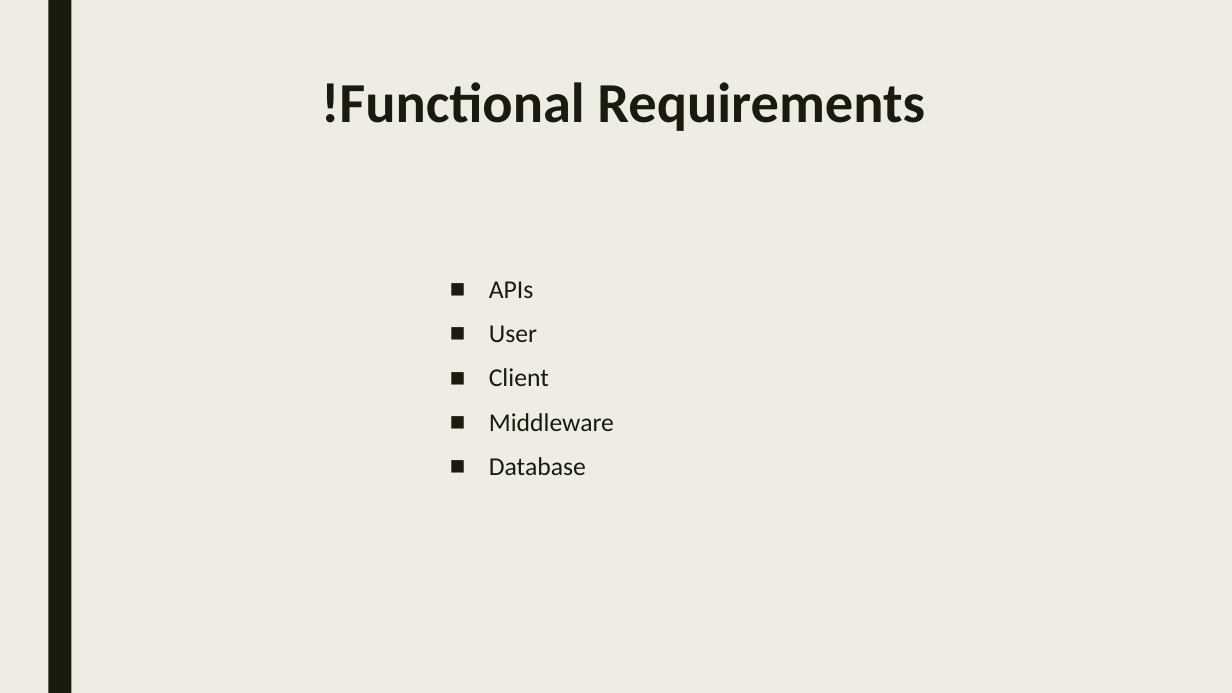
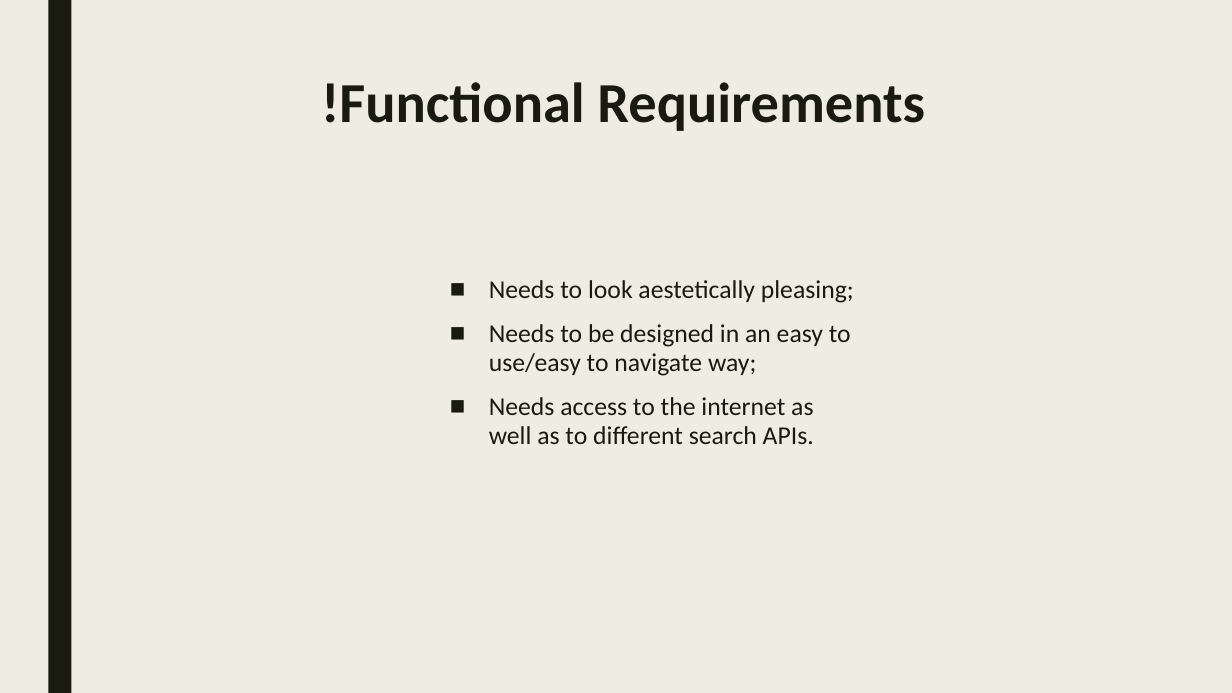
Before and after one commit to violet-g/e-health, a slide deck: slide 9 of General/e-health.pptx. Drawn at 1232x693 pixels with LibreOffice and Linux fonts; fonts in the diff are those of the drawing. Boxes give left, top, right and bottom in pixels: in the first picture for what was removed or moved away, otherwise in the second. Text is boxed around its words. In the diff, an @@ line names an element or a change of style, - is before the commit and + after.

```diff
--- a/General/e-health.pptx
+++ b/General/e-health.pptx
@@ text at <box>489,280,854,444</box>: text changed @@
-■ APIs
-■ User
-■ Client
-■ Middleware
-■ Database
+■ Needs to look aestetically pleasing;
+■ Needs to be designed in an easy to use/easy to navigate way;
+■ Needs access to the internet as well as to different search APIs.
```
Also in this commit, not shown: 3 other slides changed.
